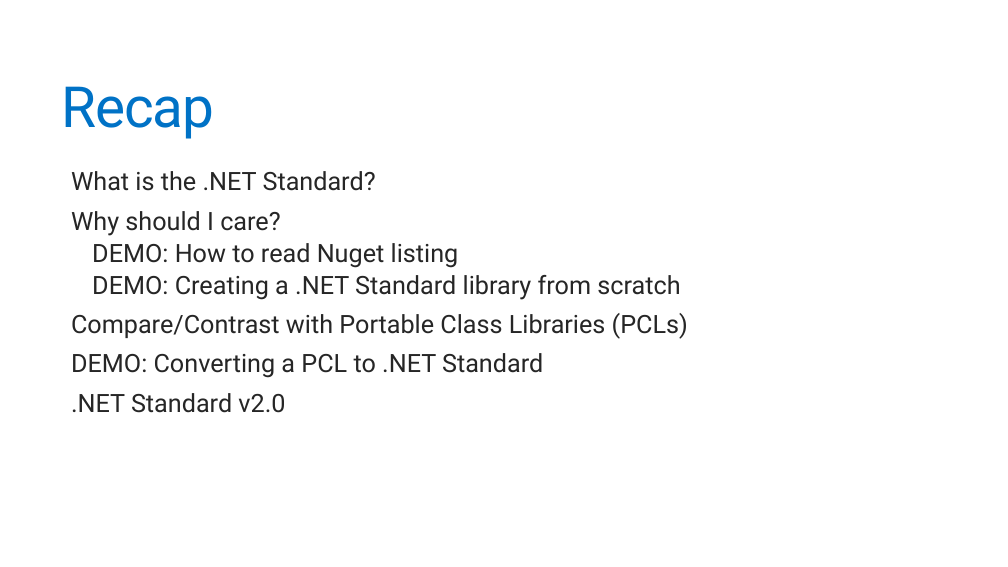
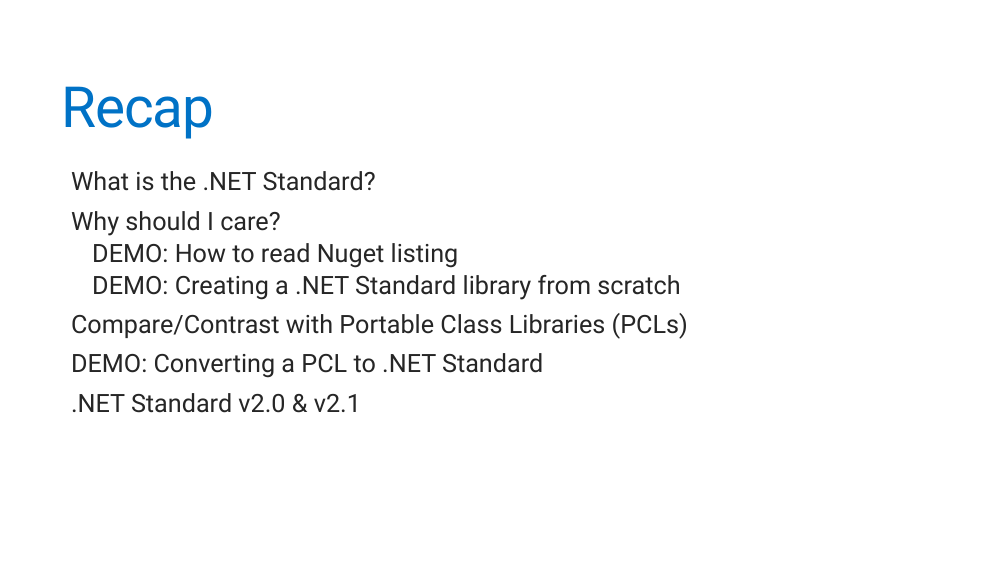
Before and after one commit to jonathantower/dotnet-standard, a slide deck: slide 45 of slides.pptx (slide 41 before the commit). Drawn at 1008x567 pixels with LibreOffice and Linux fonts; fonts in the diff are those of the drawing. Boxes give left, top, right and bottom in pixels: in the first picture for what was removed or moved away, otherwise in the second. Text is boxed around its words. In the diff, an @@ line names an element or a change of style, - is before the commit and + after.

```diff
--- a/slides.pptx
+++ b/slides.pptx
@@ text at (71, 393, 361, 413): text changed @@
-  .NET Standard v2.0
+  .NET Standard v2.0 & v2.1
```
Also in this commit, not shown: 10 other slides changed, 6 slides added, 2 slides removed, 1 other file.
